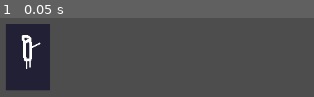
Above: before the commit, frame 1.
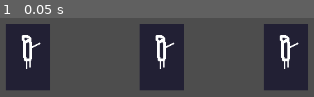
Above: after the commit, the same moment.

Repository: ryukgod26/Hand-of-Fate
Game: Godot game, scene res://Scenes/Game/game.tscn
Two runs of this game, one before a commit and one after it. Both use one fixed random seed, a clock stepped at 60 frames per second and the inputs below. The project has no main scene, so this scene is started directly.
Inputs:
- Up to frame 1 (0.05 s): no input

The runs differ from the first frame. In frame 1, 23% of the frame differs, in the area x 44-99%, y 7-92%.

Commit message:
Refactor card management and input handling in game scenes

Diff:
--- a/Scenes/Cards/main.tscn
+++ b/Scenes/Cards/main.tscn
@@ -1,10 +1,16 @@
-[gd_scene load_steps=2 format=3 uid="uid://cclo8ty41ha1"]
+[gd_scene load_steps=3 format=3 uid="uid://cclo8ty41ha1"]
 
 [ext_resource type="Texture2D" uid="uid://43y1xfn1qxpp" path="res://assets/test_main.png" id="1_yuitd"]
 
+[sub_resource type="RectangleShape2D" id="RectangleShape2D_yuitd"]
+size = Vector2(64, 96)
+
 [node name="Main" type="Node2D"]
 
-[node name="Sprite2D" type="Sprite2D" parent="."]
+[node name="CardImage" type="Sprite2D" parent="."]
 texture = ExtResource("1_yuitd")
 
 [node name="Area2D" type="Area2D" parent="."]
+
+[node name="CollisionShape2D" type="CollisionShape2D" parent="Area2D"]
+shape = SubResource("RectangleShape2D_yuitd")
--- a/Scenes/Game/game.tscn
+++ b/Scenes/Game/game.tscn
@@ -1,10 +1,18 @@
-[gd_scene load_steps=2 format=3 uid="uid://bu2hthxx3s1vv"]
+[gd_scene load_steps=3 format=3 uid="uid://bu2hthxx3s1vv"]
 
 [ext_resource type="PackedScene" uid="uid://cclo8ty41ha1" path="res://Scenes/Cards/main.tscn" id="1_mv0hc"]
+[ext_resource type="Script" uid="uid://43ttoyi62nre" path="res://Scripts/CardManager/cards_manager.gd" id="1_qxfds"]
 
 [node name="Game" type="Node2D"]
 
-[node name="Cards" type="Node2D" parent="."]
+[node name="CardsManager" type="Node2D" parent="."]
+script = ExtResource("1_qxfds")
 
-[node name="Main" parent="Cards" instance=ExtResource("1_mv0hc")]
+[node name="Card1" parent="CardsManager" instance=ExtResource("1_mv0hc")]
 position = Vector2(271, 182)
+
+[node name="Card2" parent="CardsManager" instance=ExtResource("1_mv0hc")]
+position = Vector2(464, 182)
+
+[node name="Card3" parent="CardsManager" instance=ExtResource("1_mv0hc")]
+position = Vector2(643, 182)
--- /dev/null
+++ b/Scripts/CardManager/cards_manager.gd
@@ -0,0 +1,8 @@
+extends Node2D
+
+func _input(event) -> void:
+	if event is InputEventMouseButton and event.button_index == MOUSE_BUTTON_LEFT:
+		if event.is_pressed():
+			print("Left")
+		else:
+			print("Left Released")
Not shown, added: Scripts/CardManager/cards_manager.gd.uid
